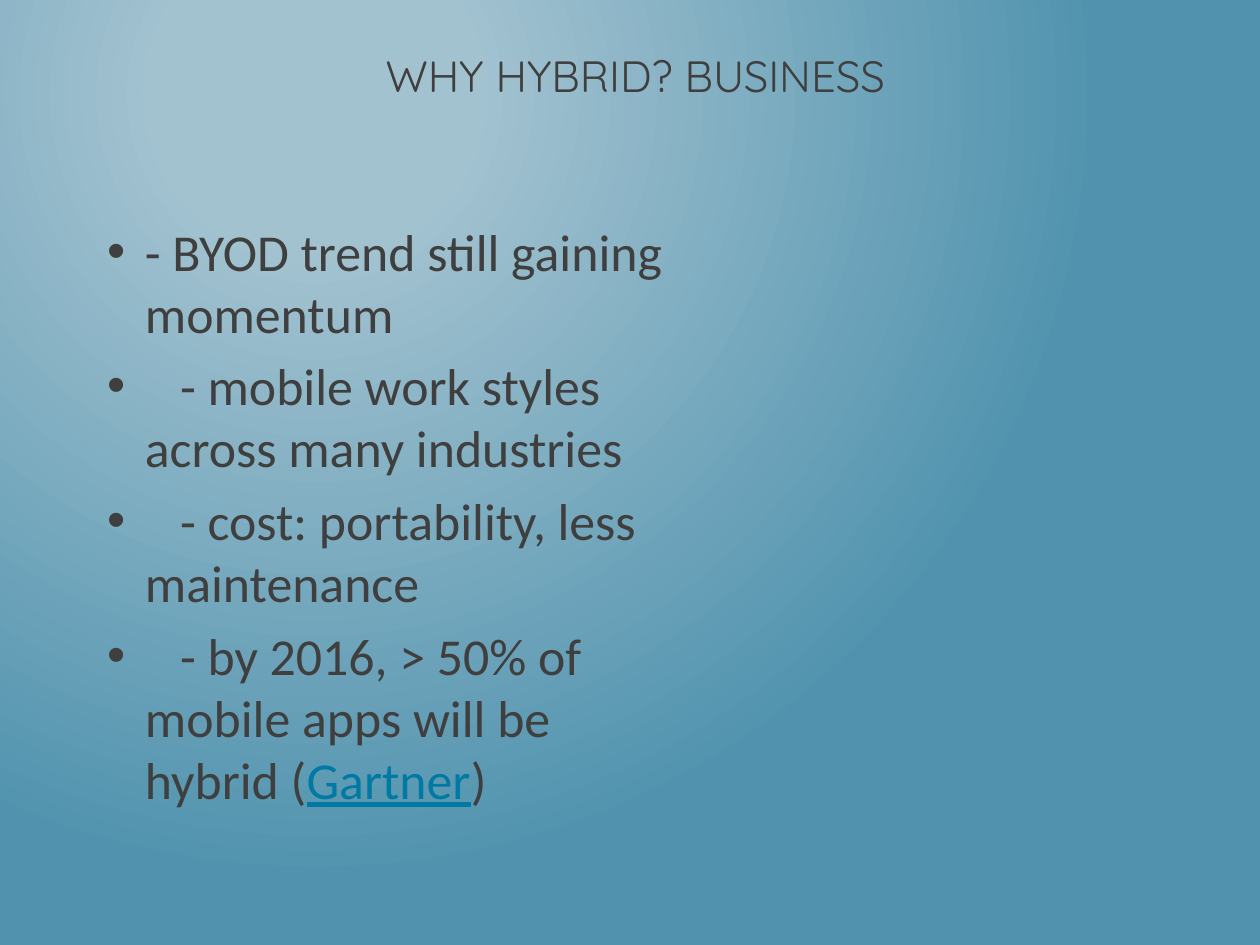
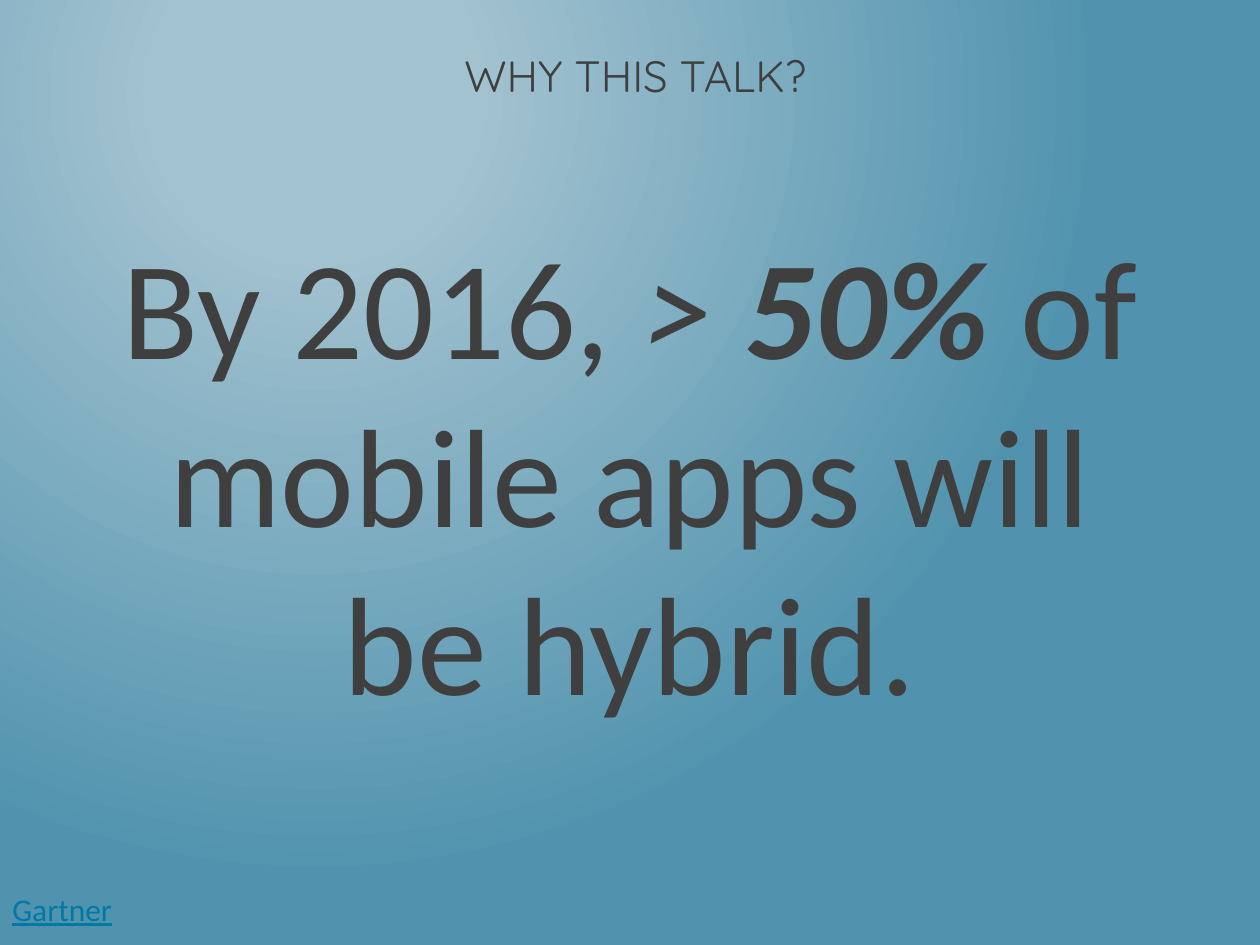
Before and after one commit to dotNetkow/Presentations, a slide deck: slide 3 of 2014-08-11 That Conference - Hybrid Apps/Building PhoneGap Mobile App w KendoUI.pptx (slide 6 before the commit). Drawn at 1260x945 pixels with LibreOffice and Linux fonts; fonts in the diff are those of the drawing. Boxes give left, top, right and bottom in pixels: in the first picture for what was removed or moved away, otherwise in the second. Text is boxed around its words. In the diff, an @@ line names an element or a change of style, - is before the commit and + after.

```diff
--- a/2014-08-11 That Conference - Hybrid Apps/Building PhoneGap Mobile App w KendoUI.pptx
+++ b/2014-08-11 That Conference - Hybrid Apps/Building PhoneGap Mobile App w KendoUI.pptx
@@ title at [464, 60, 806, 93]: text changed @@
-WHY HYBRID? BUSINESS
+WHY THIS TALK?
@@ text at [123, 262, 1137, 718]: text changed; size 29.6 to 80 pt @@
-• - BYOD trend still gaining momentum
-• - mobile work styles across many industries
-• - cost: portability, less maintenance
-• - by 2016, > 50% of mobile apps will be hybrid (Gartner)
+By 2016, > 50% of mobile apps will be hybrid.
@@ text added at [12, 901, 112, 926], 18 pt, text #0079A4, underline @@
+Gartner
```
Also in this commit, not shown: 17 other slides changed, 7 slides added, 4 slides removed, 1 other file.
